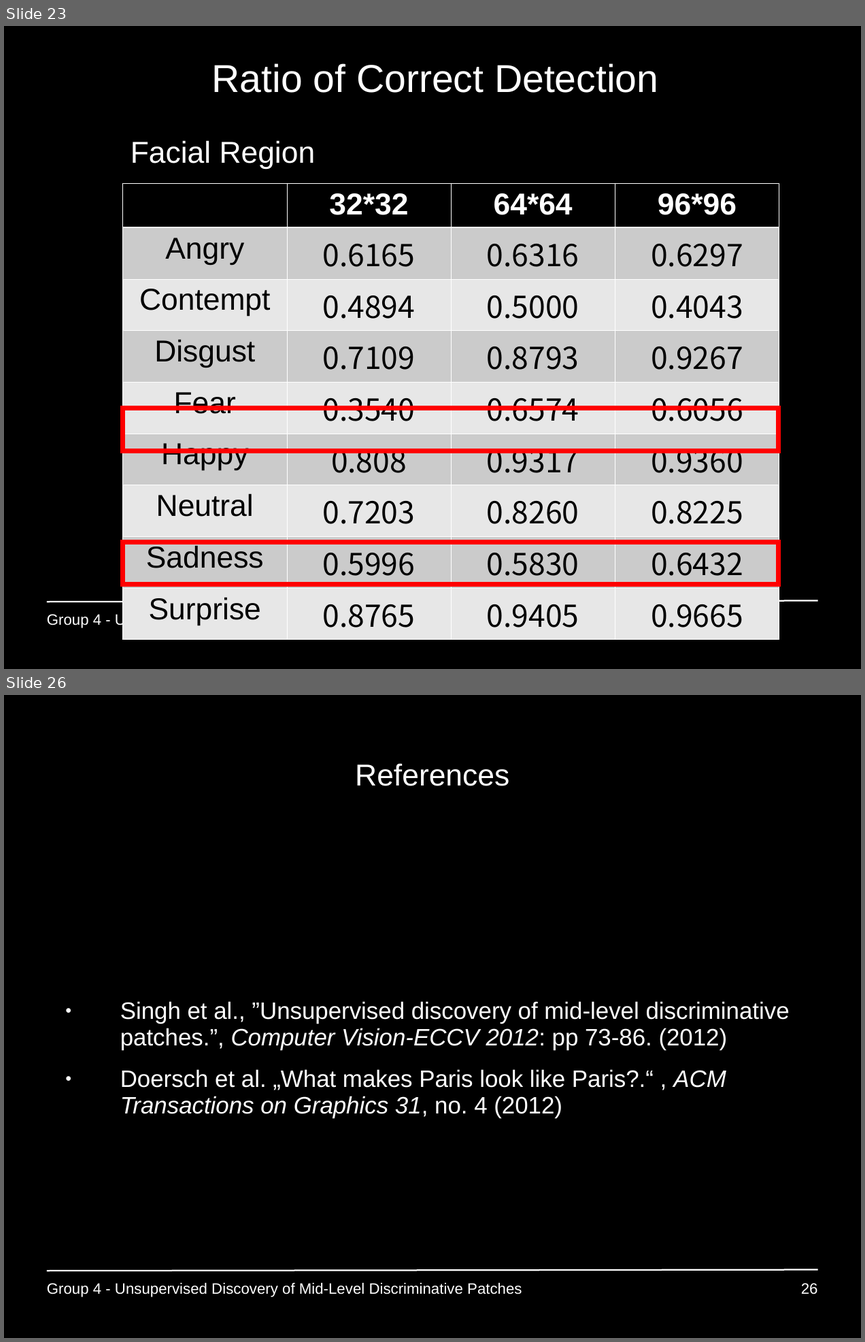
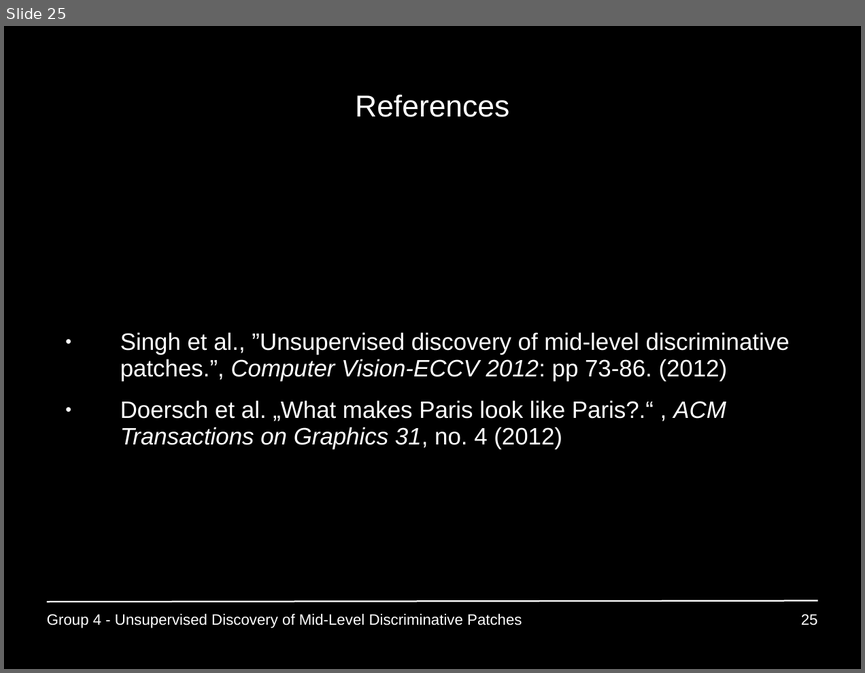
Before and after one commit to GiannisPapadopoulos/DiscriminativePatches, a slide deck: presentations/period3/MAI_Project1_Group4.ppt. Shown one above the other, each under a label of ours: slides 23 and 26 before the commit, slide 25 after it; the slides between them are not shown. The pictures are 865x1342 and 865x673 pixels, drawn with LibreOffice and Linux fonts; fonts in the diff are those of the drawing. Boxes give left, top, right and bottom in pixels: in the first picture for what was removed or moved away, otherwise in the second. Text is boxed around its words. In the diff, an @@ line names an element or a change of style, - is before the commit and + after.

```diff
--- a/presentations/period3/MAI_Project1_Group4.ppt
+++ b/presentations/period3/MAI_Project1_Group4.ppt
@@ slide 23 removed at [4, 26, 861, 669], background #000000; not listed: 1 template element that a slide beside it also shows @@
@@ title removed at [211, 63, 658, 93] @@
-Ratio of Correct Detection
@@ text removed at [130, 140, 315, 169] @@
-Facial Region
@@ table removed at [123, 183, 779, 630], 9 rows, 4 columns @@
- | 32*32 | 64*64 | 96*96
-Angry | 0.6165 | 0.6316 | 0.6297
-Contempt | 0.4894 | 0.5000 | 0.4043
-Disgust | 0.7109 | 0.8793 | 0.9267
-Fear | 0.3540 | 0.6574 | 0.6056
-Happy | 0.808 | 0.9317 | 0.9360
-Neutral | 0.7203 | 0.8260 | 0.8225
-Sadness | 0.5996 | 0.5830 | 0.6432
-Surprise | 0.8765 | 0.9405 | 0.9665
@@ rectangle removed at [123, 407, 779, 450] @@
@@ rectangle removed at [123, 541, 779, 584] @@
@@ text removed at [47, 613, 521, 628] @@
-Group 4 - Unsupervised Discovery of Mid-Level Discriminative Patches
@@ what was slide 26 is now slide 25 @@
@@ page number at [801, 614, 818, 625]: text changed @@
-26
+25
```
Also in this commit, not shown: 2 slides changed, 1 slide added, 1 other slide removed.
